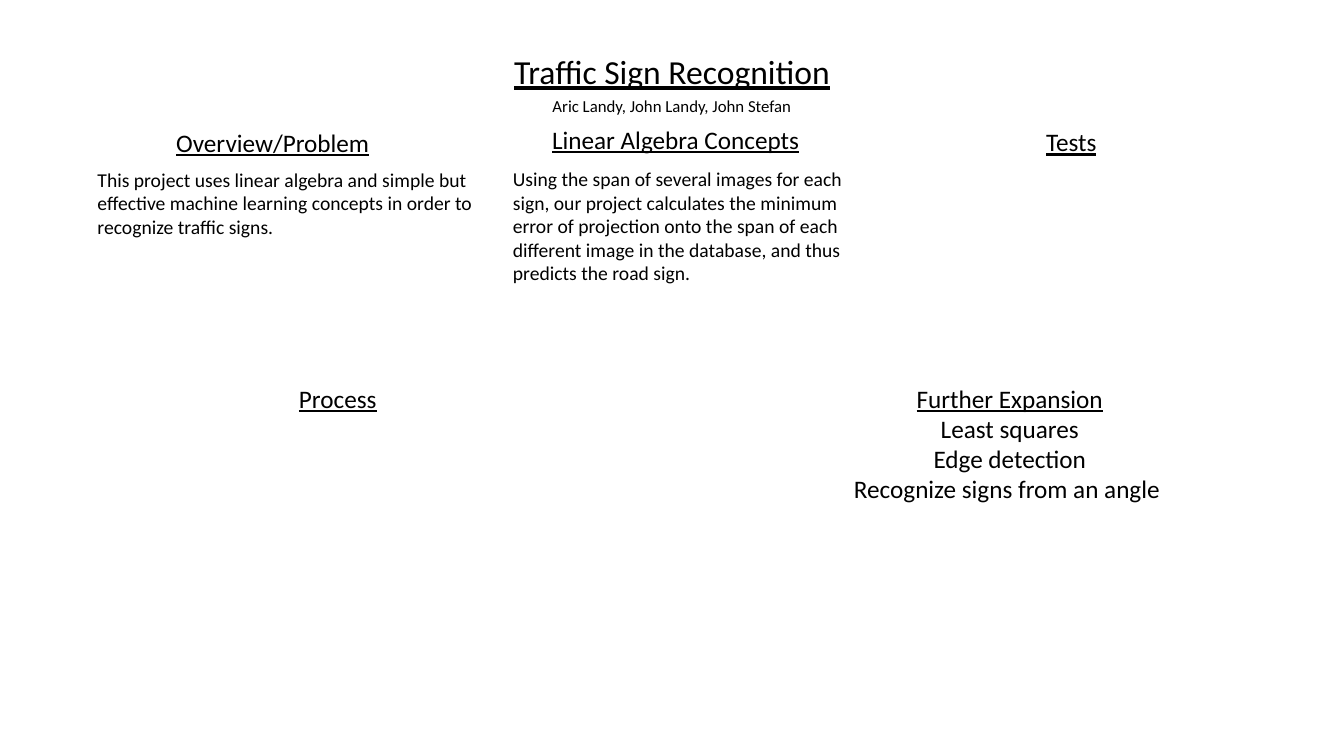
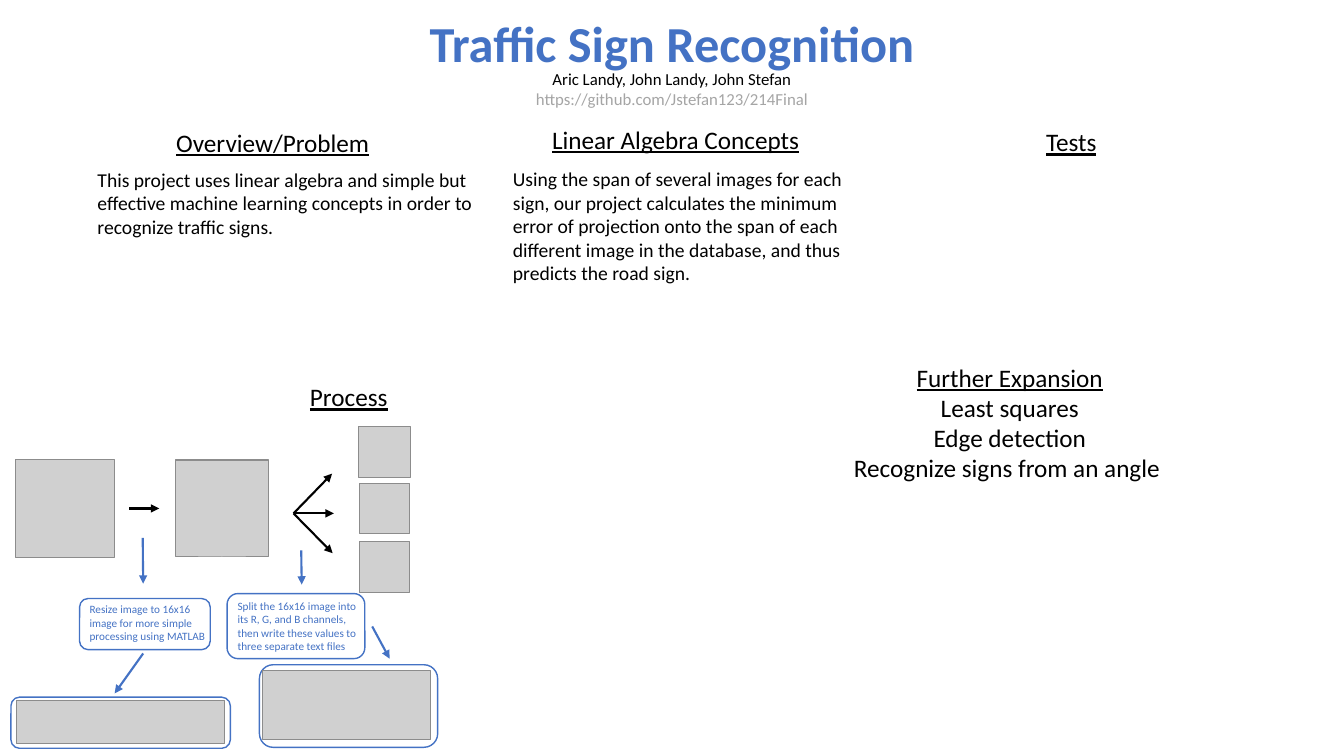
Before and after one commit to Jstefan123/214Final, a slide deck: slide 1 of Poster.pptx. Drawn at 1344x756 pixels with LibreOffice and Linux fonts; fonts in the diff are those of the drawing; grey boxes stand for pictures. Boxes give left, top, right and bottom in pixels: in the first picture for what was removed or moved away, otherwise in the second. Text is boxed around its words. In the diff, an @@ line names an element or a change of style, - is before the commit and + after.

Commit message:
poster update

```diff
--- a/Poster.pptx
+++ b/Poster.pptx
@@ text "Traffic Sign Recognition": place and size @@
-text "Traffic Sign Recognition" at bbox=[514, 60, 829, 90]
+text "Traffic Sign Recognition" at bbox=[430, 26, 914, 71]
@@ text "Traffic Sign Recognition" at bbox=[430, 26, 914, 71]: size 24 to 36 pt, text colour #000000 to #4472C4, bold on, underline off @@
@@ text "Aric Landy, John Landy, John ...": place and size @@
-text "Aric Landy, John Landy, John ..." at bbox=[552, 100, 791, 115]
+text "Aric Landy, John Landy, John ..." at bbox=[536, 73, 808, 108]
@@ text at bbox=[536, 93, 808, 108]: paragraph added @@
+https://github.com/Jstefan123/214Final
@@ text "Further Expansion": place and size @@
-text "Further Expansion" at bbox=[854, 390, 1159, 503]
+text "Further Expansion" at bbox=[854, 369, 1159, 482]
@@ text "Process": place and size @@
-text "Process" at bbox=[299, 391, 377, 412]
+text "Process" at bbox=[310, 389, 388, 411]
@@ picture added at bbox=[359, 426, 410, 478] @@
@@ picture added at bbox=[15, 460, 115, 557] @@
@@ picture added at bbox=[175, 460, 268, 557] @@
@@ arrow added from (293, 513) to (332, 474), #000000 1.5 pt @@
@@ arrow added from (129, 508) to (159, 508), #000000 1.5 pt @@
@@ picture added at bbox=[360, 483, 410, 533] @@
@@ arrow added from (143, 538) to (143, 584), #4472C4 1.5 pt @@
@@ arrow added from (293, 513) to (334, 513), #000000 1.5 pt @@
@@ arrow added from (293, 513) to (333, 554), #000000 1.5 pt @@
@@ arrow added from (301, 551) to (301, 585), #4472C4 1.5 pt @@
@@ picture added at bbox=[360, 541, 410, 592] @@
@@ rounded rectangle added at bbox=[80, 599, 211, 650], fill #FFFFFF, outline #4472C4 1 pt @@
@@ rounded rectangle added at bbox=[227, 594, 365, 659], fill #FFFFFF, outline #4472C4 1 pt @@
@@ text added at bbox=[90, 605, 205, 642], 8 pt, text #4472C4 @@
+Resize image to 16x16 image for more simple processing using MATLAB
@@ text added at bbox=[238, 602, 356, 652], 8 pt, text #4472C4 @@
+Split the 16x16 image into its R, G, and B channels, then write these values to three separate text files
@@ arrow added from (372, 626) to (390, 658), #4472C4 1.5 pt @@
@@ arrow added from (143, 653) to (115, 694), #4472C4 1.5 pt @@
@@ rounded rectangle added at bbox=[259, 664, 438, 747], fill #FFFFFF, outline #4472C4 1 pt @@
@@ picture added at bbox=[263, 670, 431, 740] @@
@@ rounded rectangle added at bbox=[11, 698, 231, 749], fill #FFFFFF, outline #4472C4 1 pt @@
@@ picture added at bbox=[17, 701, 225, 744] @@
```
Also in this commit, not shown: 2 other files.
